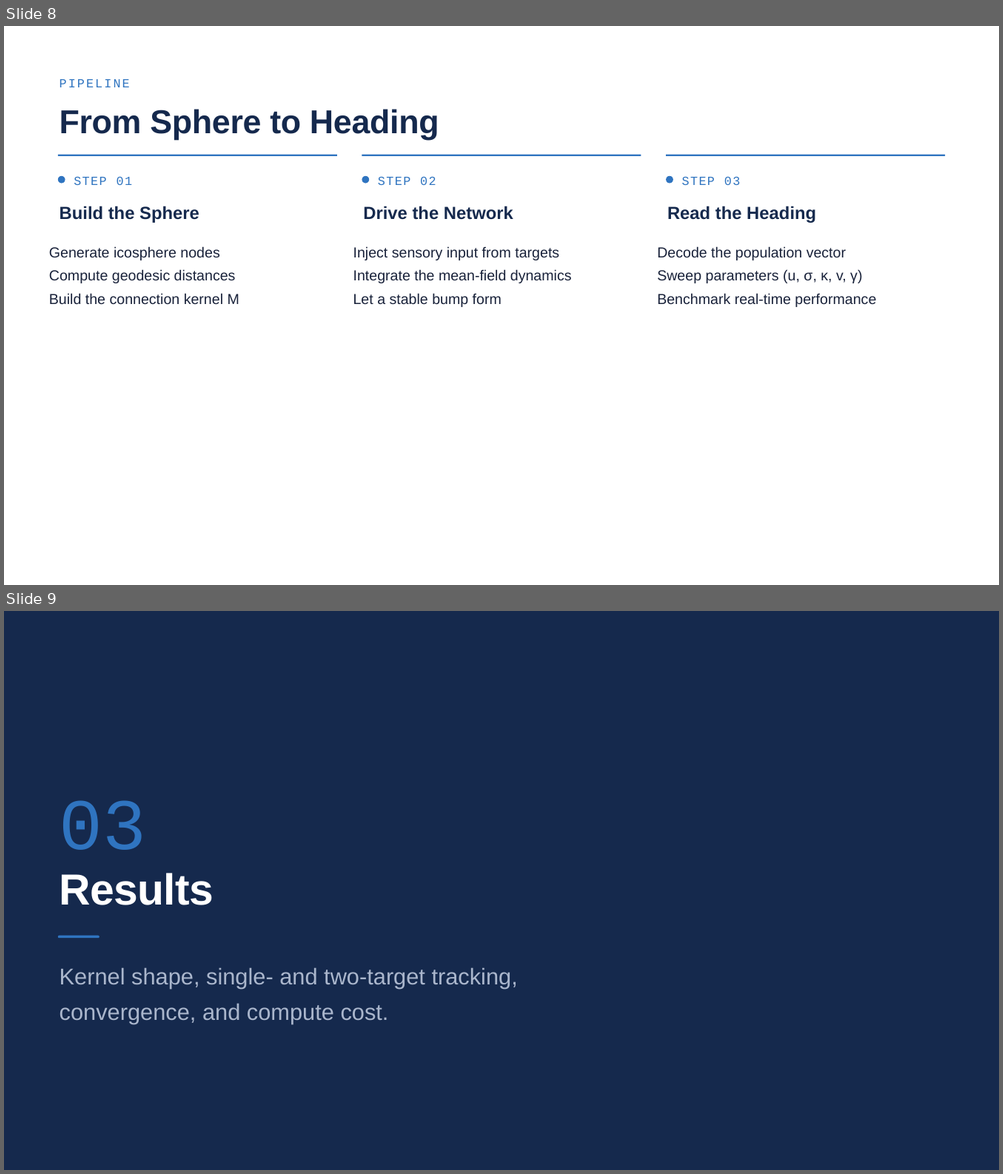
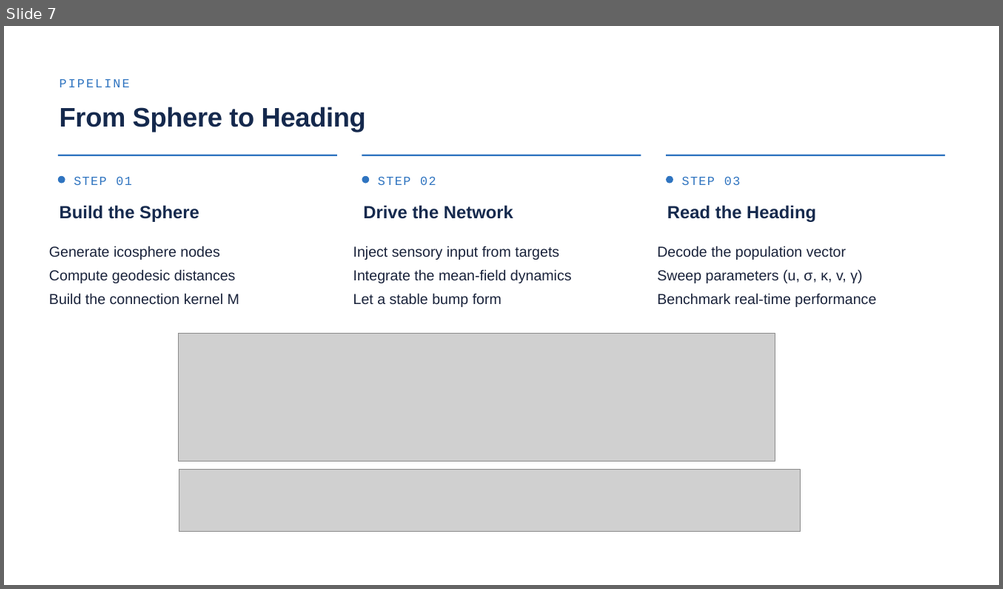
Before and after one commit to noah-ginzburg/RANController, a slide deck: RAN/RAN_Progress/Research_internship_presentation.pptx. Shown one above the other, each under a label of ours: slides 8 and 9 before the commit, slide 7 after it. The pictures are 1003x1174 and 1003x589 pixels, drawn with LibreOffice and Linux fonts; fonts in the diff are those of the drawing; grey boxes stand for pictures. Boxes give left, top, right and bottom in pixels: in the first picture for what was removed or moved away, otherwise in the second. Text is boxed around its words. In the diff, an @@ line names an element or a change of style, - is before the commit and + after.

```diff
--- a/RAN/RAN_Progress/Research_internship_presentation.pptx
+++ b/RAN/RAN_Progress/Research_internship_presentation.pptx
@@ slide 9 removed at (4, 611, 999, 1170), background #15294D @@
@@ text removed at (60, 800, 147, 850) @@
-03
@@ text removed at (60, 873, 213, 906) @@
-Results
@@ rounded rectangle removed at (58, 936, 99, 938) @@
@@ text removed at (60, 968, 518, 1025) @@
-Kernel shape, single- and two-target tracking, convergence, and compute cost.
@@ what was slide 8 is now slide 7 @@
@@ slide 7 changed as well @@
@@ text "From Sphere to Heading" at (60, 107, 366, 132): size 48 to 38.9 pt @@
@@ picture added at (178, 333, 775, 461) @@
@@ picture added at (179, 469, 800, 532) @@
```
Also in this commit, not shown: 11 other slides changed, 3 slides added, 3 other slides removed, 5 other files.
